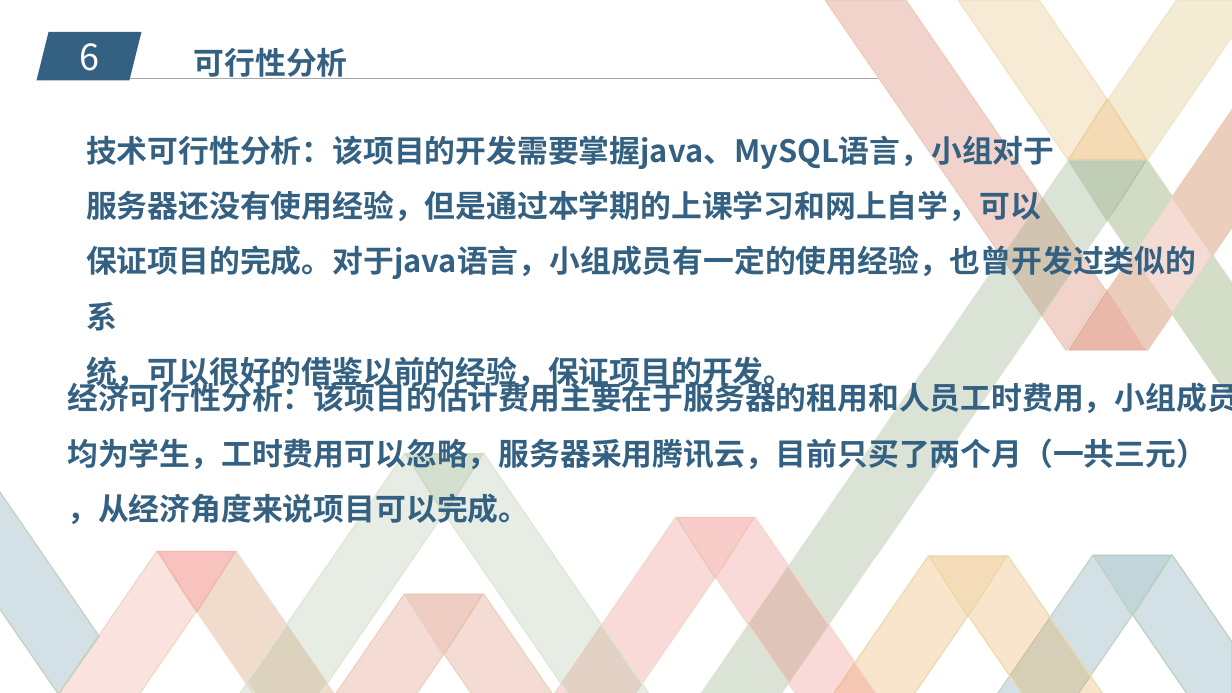
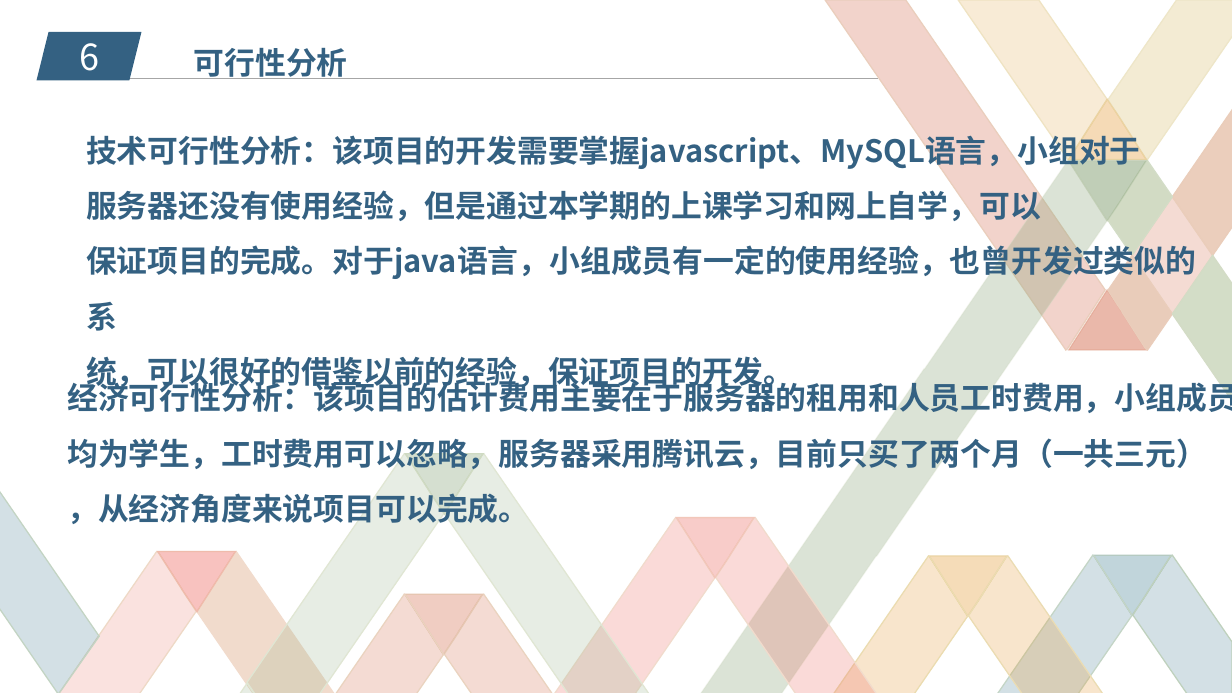
Before and after one commit to zucccxy/project, a slide deck: slide 10 of SE2017秋-G02-项目介绍-招聘系统update.pptx. Drawn at 1232x693 pixels with LibreOffice and Linux fonts; fonts in the diff are those of the drawing; background and template pictures are left out. Boxes give left, top, right and bottom in pixels: in the first picture for what was removed or moved away, otherwise in the second. Text is boxed around its words. In the diff, an @@ line names an element or a change of style, - is before the commit and + after.

```diff
--- a/SE2017秋-G02-项目介绍-招聘系统update.pptx
+++ b/SE2017秋-G02-项目介绍-招聘系统update.pptx
@@ text at bbox=[86, 130, 1141, 170]: text changed @@
-技术可行性分析：该项目的开发需要掌握java、MySQL语言，小组对于
+技术可行性分析：该项目的开发需要掌握javascript、MySQL语言，小组对于
```
Also in this commit, not shown: 1 other slide changed, 1 other file.
